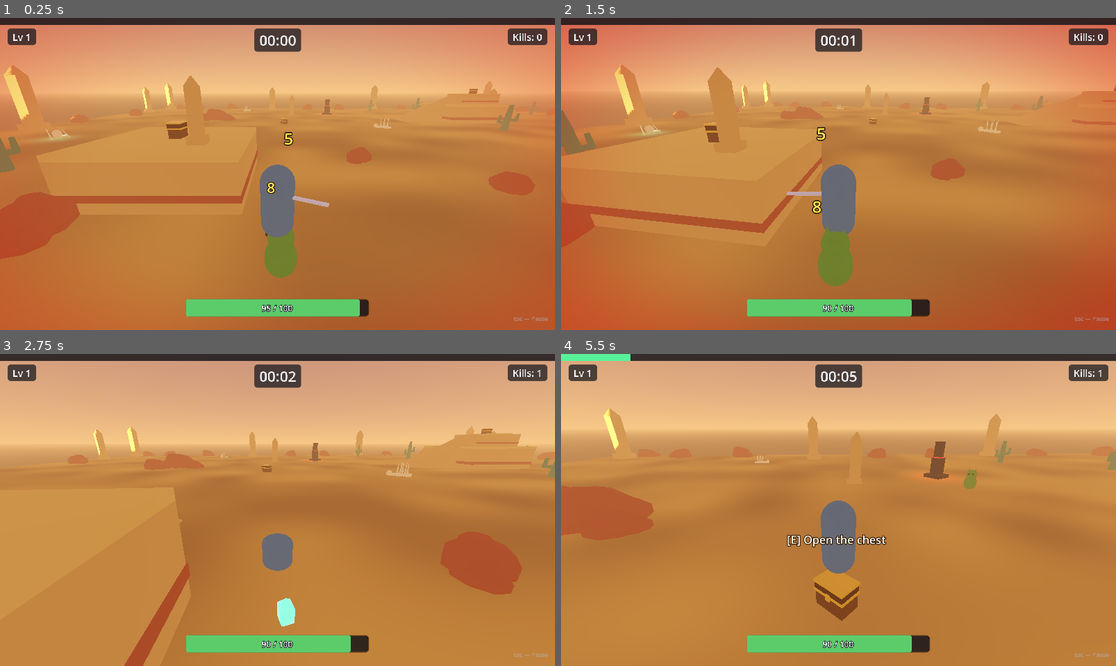
Above: before the commit, frames 1-4 (two rows, left to right).
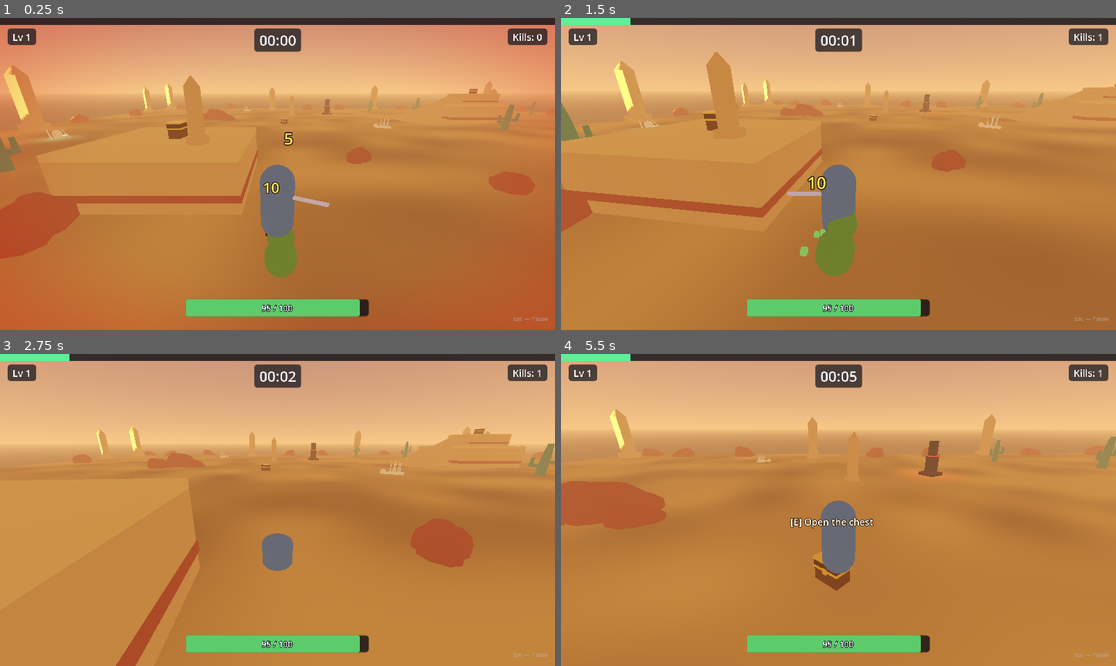
Above: after the commit, the same moments.

Repository: MotelPaso/chipeteao-main
Game: Godot game, scene res://scenes/world/AshDunes.tscn
Two runs of this game, one before a commit and one after it. Both use one fixed random seed, a clock stepped at 60 frames per second and the inputs below. This scene is started directly instead of the project's main scene.
Inputs (mouse positions are in pixels of both pictures, inside the frame that each line leads up to):
- Up to frame 1 (0.25 s): no input
- Up to frame 2 (1.5 s): move the mouse to (866, 174) at 0.52 s; hold W (move_forward) from 0.53 s (still down); tap Space (jump) at 0.6, 0.77, 1.07 s; move the mouse to (810, 174) at 1.27 s; tap E (interact) at 1.35 s
- Up to frame 3 (2.75 s): keep holding W (move_forward); tap Space (jump) at 1.52, 1.55, 1.82, 2.3 s; move the mouse to (288, 503) at 2.02 s; hold Shift (sprint) from 2.03 s (still down)
- Up to frame 4 (5.5 s): keep holding W (move_forward); move the mouse to (832, 516) at 2.77 s; release Shift (sprint) at 2.78 s; tap Space (jump) at 2.85, 3.02, 3.32, 3.77, 3.8, 4.07, 4.52, 4.55, 4.82, 5.1 s; move the mouse to (877, 513) at 3.52 s; hold E (interact) 3.53-4.28 s; move the mouse to (794, 506) at 4.27 s; tap Shift (sprint) at 4.35 s; move the mouse to (844, 510) at 5.02 s

The runs differ from the first frame. In frame 1, less than 0.1% of the frame differs, in the area x 47-51%, y 52-57%; in frame 2, 21%, in the area x 0-100%, y 0-100%; in frame 3, 5.4%; in frame 4, 3.8%.

Commit message:
Fix arena perimeter containment and aim-guard warnings; T1 balance pass
Containment: both arenas gain a StaticBody3D perimeter (four 12m-tall
wall shapes at +/-50.5 enclosing the 100x100 floor); a sprint-ram probe on
both maps never breached. player.gd adds a y<-10 void fail-safe that
teleports the player back to the run spawn with zeroed velocity.

Aim guards: skirmisher bolt look_at, dart pistol and hunting bow muzzle
bases, and projectile homing steer all swap to a sideways up vector when
the aim runs near-colinear with UP (player/target directly overhead), same
guard as BeamVisual. A forced-vertical probe exercised every path with
zero warnings; twin daggers, thorn whip, shortsword and beam visual were
audited as already flattened or guarded.

Balance (kept, each validated by instrumented headless soaks):
- Spawn ramp 2.5/0.35/0.5 -> 3.0/0.2/0.2 (interval/shrink-per-min/extra
  count-per-min): arrivals now build ~20-27/min through minute 4 and step
  up on the minute-5 boss and minute-10 danger beats, instead of doubling
  at minute 2 past measured kill capacity.
- elite_start_chance 0.02 -> 0.05: yields 2-3 pre-boss elites so orb
  income exists before the first boss payday at 5:00.
- Skirmisher bolt_damage 8 -> 6: bolts measured as the dominant chip
  source once melee is kited; still outpaces orb heals if ignored.
- Shortsword damage 8 -> 10: exact 2-swing grunt kill; T1 kill rate now
  tracks arrivals (23-30 kills/min in soaks).

Validation: real-HP kiting-bot runs on HollowWoods T1 hold stable HP with
kills tracking arrivals through the minute-5 boss (best run level 10, 188
kills to 6:38; remaining deaths are documented bot skill-ceiling, boss
smash dodging). Full-timetable systems soaks on HollowWoods T1, AshDunes
T1 and AshDunes T2 all reach the 900s victory with bosses at 300s/660s and
zero warnings; scratch soak/ tooling deleted after the runs.

Co-Authored-By: Claude Fable 5 <noreply@anthropic.com>

Diff:
--- a/scenes/weapons/Shortsword.tscn
+++ b/scenes/weapons/Shortsword.tscn
@@ -16,7 +16,7 @@
 
 [node name="Shortsword" type="Node3D"]
 script = ExtResource("1_sword")
-damage = 8.0
+damage = 10.0
 cooldown = 0.9
 attack_range = 3.0
 
--- a/scenes/world/AshDunes.tscn
+++ b/scenes/world/AshDunes.tscn
@@ -56,6 +56,12 @@
 [sub_resource type="BoxShape3D" id="BoxShape3D_floor"]
 size = Vector3(100, 1, 100)
 
+[sub_resource type="BoxShape3D" id="BoxShape3D_wall_x"]
+size = Vector3(1, 12, 102)
+
+[sub_resource type="BoxShape3D" id="BoxShape3D_wall_z"]
+size = Vector3(102, 12, 1)
+
 [sub_resource type="ProceduralSkyMaterial" id="ProceduralSkyMaterial_1"]
 sky_top_color = Color(0.48, 0.32, 0.36, 1)
 sky_horizon_color = Color(0.94, 0.66, 0.42, 1)
@@ -97,6 +103,24 @@
 [node name="CollisionShape3D" type="CollisionShape3D" parent="Floor"]
 transform = Transform3D(1, 0, 0, 0, 1, 0, 0, 0, 1, 0, -0.5, 0)
 shape = SubResource("BoxShape3D_floor")
+
+[node name="Perimeter" type="StaticBody3D" parent="."]
+
+[node name="WallEast" type="CollisionShape3D" parent="Perimeter"]
+transform = Transform3D(1, 0, 0, 0, 1, 0, 0, 0, 1, 50.5, 6, 0)
+shape = SubResource("BoxShape3D_wall_x")
+
+[node name="WallWest" type="CollisionShape3D" parent="Perimeter"]
+transform = Transform3D(1, 0, 0, 0, 1, 0, 0, 0, 1, -50.5, 6, 0)
+shape = SubResource("BoxShape3D_wall_x")
+
+[node name="WallNorth" type="CollisionShape3D" parent="Perimeter"]
+transform = Transform3D(1, 0, 0, 0, 1, 0, 0, 0, 1, 0, 6, -50.5)
+shape = SubResource("BoxShape3D_wall_z")
+
+[node name="WallSouth" type="CollisionShape3D" parent="Perimeter"]
+transform = Transform3D(1, 0, 0, 0, 1, 0, 0, 0, 1, 0, 6, 50.5)
+shape = SubResource("BoxShape3D_wall_z")
 
 [node name="Verticality" type="Node3D" parent="."]
 
--- a/scenes/world/HollowWoods.tscn
+++ b/scenes/world/HollowWoods.tscn
@@ -54,6 +54,12 @@
 [sub_resource type="BoxShape3D" id="BoxShape3D_floor"]
 size = Vector3(100, 1, 100)
 
+[sub_resource type="BoxShape3D" id="BoxShape3D_wall_x"]
+size = Vector3(1, 12, 102)
+
+[sub_resource type="BoxShape3D" id="BoxShape3D_wall_z"]
+size = Vector3(102, 12, 1)
+
 [sub_resource type="ProceduralSkyMaterial" id="ProceduralSkyMaterial_1"]
 sky_top_color = Color(0.35, 0.55, 0.78, 1)
 sky_horizon_color = Color(0.79, 0.83, 0.72, 1)
@@ -96,6 +102,24 @@
 transform = Transform3D(1, 0, 0, 0, 1, 0, 0, 0, 1, 0, -0.5, 0)
 shape = SubResource("BoxShape3D_floor")
 
+[node name="Perimeter" type="StaticBody3D" parent="."]
+
+[node name="WallEast" type="CollisionShape3D" parent="Perimeter"]
+transform = Transform3D(1, 0, 0, 0, 1, 0, 0, 0, 1, 50.5, 6, 0)
+shape = SubResource("BoxShape3D_wall_x")
+
+[node name="WallWest" type="CollisionShape3D" parent="Perimeter"]
+transform = Transform3D(1, 0, 0, 0, 1, 0, 0, 0, 1, -50.5, 6, 0)
+shape = SubResource("BoxShape3D_wall_x")
+
+[node name="WallNorth" type="CollisionShape3D" parent="Perimeter"]
+transform = Transform3D(1, 0, 0, 0, 1, 0, 0, 0, 1, 0, 6, -50.5)
+shape = SubResource("BoxShape3D_wall_z")
+
+[node name="WallSouth" type="CollisionShape3D" parent="Perimeter"]
+transform = Transform3D(1, 0, 0, 0, 1, 0, 0, 0, 1, 0, 6, 50.5)
+shape = SubResource("BoxShape3D_wall_z")
+
 [node name="Verticality" type="Node3D" parent="."]
 
 [node name="RiseEast" type="Node3D" parent="Verticality" groups=["scatter_keepout"]]
--- a/scripts/enemies/skirmisher.gd
+++ b/scripts/enemies/skirmisher.gd
@@ -9,7 +9,12 @@
 @export var band_outer: float = 12.0
 @export var fire_cooldown: float = 3.0
 @export var fire_range: float = 18.0
-@export var bolt_damage: float = 8.0
+## 6 (was 8, iteration-26 balance): once contact damage is kited well,
+## bolts are the run's dominant chip — instrumented T1 soaks measured them
+## at ~55% of all damage taken after minute 3, outpacing every recovery
+## source. 6 keeps the poke meaningful against orb heals without making
+## the skirmisher census a slow death sentence.
+@export var bolt_damage: float = 6.0
 @export var bolt_scene: PackedScene
 ## Bolts leave at hand height and fly at the player's chest.
 @export var muzzle_height: float = 1.2
@@ -53,7 +58,13 @@
 		return
 	bolt.damage = bolt_damage
 	bolt.global_position = global_position + Vector3.UP * muzzle_height
-	bolt.look_at(player.global_position + Vector3.UP * target_height, Vector3.UP)
+	# The bolt flies at the true 3D aim; when that runs near-colinear with UP
+	# (player jumping right overhead) look_at cannot build a basis, so swap
+	# in a sideways up vector — same guard as BeamVisual.span().
+	var aim := (player.global_position + Vector3.UP * target_height
+			- bolt.global_position).normalized()
+	var up := Vector3.UP if absf(aim.dot(Vector3.UP)) < 0.99 else Vector3.RIGHT
+	bolt.look_at(bolt.global_position + aim, up)
 
 
 func _apply_elite_damage(multiplier: float) -> void:
--- a/scripts/player/player.gd
+++ b/scripts/player/player.gd
@@ -24,6 +24,10 @@
 ## stops offering new-weapon cards once it is reached.
 @export var max_weapons: int = 4
 
+## Fail-safe: falling below this world Y (out-of-bounds through some
+## geometry gap) teleports the player back to spawn, no damage.
+const VOID_RESCUE_Y: float = -10.0
+
 @export_group("Camera")
 @export var mouse_sensitivity: float = 0.003
 @export var initial_pitch_deg: float = -20.0
@@ -54,8 +58,12 @@
 
 var _is_dead: bool = false
 
+## Where this run started; the void fail-safe returns the player here.
+var _spawn_position: Vector3 = Vector3.ZERO
+
 
 func _ready() -> void:
+	_spawn_position = global_position
 	_apply_character(CharacterCatalog.by_id_or_default(GameConfig.selected_character_id))
 	health.died.connect(_on_health_died)
 	Input.set_mouse_mode(Input.MOUSE_MODE_CAPTURED)
@@ -96,6 +104,11 @@
 
 
 func _physics_process(delta: float) -> void:
+	# Belt-and-braces void rescue on top of the arena perimeter walls.
+	if global_position.y < VOID_RESCUE_Y:
+		global_position = _spawn_position
+		velocity = Vector3.ZERO
+
 	if not is_on_floor():
 		velocity.y -= _gravity * delta
 
--- a/scripts/systems/enemy_spawner.gd
+++ b/scripts/systems/enemy_spawner.gd
@@ -48,15 +48,31 @@
 ## arena edge still land on the floor.
 @export var arena_half_extent: float = 48.0
 @export_group("Difficulty Ramp")
-@export var start_interval: float = 2.5
+## Ramp shape (retuned from instrumented T1 soaks, iteration 26): arrivals
+## build ~20/min at the open and ~27/min by minute 4, then the count steps
+## land AT the recovery beats — 2/tick at minute 5 (~60/min, the biome
+## boss and its orb drops), 3/tick at minute 10 (~180/min, the run's "real
+## danger" turn just before the Elder), 4/tick at 15 — saturating toward
+## max_active around minute 10-11. The previous values (2.5 / 0.35 / 0.5)
+## doubled the stream at minute TWO (28 -> 66/min, against a measured
+## best-build kill capacity near 30/min) and pegged the arena at
+## max_active by minute 4-5, so every soak died in minutes 2-3 instead of
+## facing "real danger by minute 10+".
+@export var start_interval: float = 3.0
 @export var min_interval: float = 0.4
-@export var interval_shrink_per_minute: float = 0.35
+@export var interval_shrink_per_minute: float = 0.2
 @export var base_count_per_tick: int = 1
-@export var extra_count_per_minute: float = 0.5
+@export var extra_count_per_minute: float = 0.2
 @export_group("Elites")
 @export var elite_start_minute: float = 3.0
 @export var elite_full_minute: float = 12.0
-@export var elite_start_chance: float = 0.02
+## 0.05 (was 0.02, iteration-26 balance): elites are the run's only
+## pre-boss health income (40% orb drop). At 2% the minutes 3-5 window
+## produced ~1 elite total, so soak after soak bled out on chip damage
+## 20-30s short of the first boss-orb payday at 5:00; 5% yields ~2-3
+## pre-boss elites (~1 extra orb plus their 5x XP) while also seeding the
+## midgame with minibosses worth focusing.
+@export var elite_start_chance: float = 0.05
 @export var elite_full_chance: float = 0.10
 @export_group("Boss")
 @export var boss_scene: PackedScene
--- a/scripts/weapons/dart_pistol.gd
+++ b/scripts/weapons/dart_pistol.gd
@@ -33,6 +33,9 @@
 	var dart := Pools.acquire_scene(projectile_scene) as Projectile
 	if dart == null:
 		return
+	# Aim can run near-colinear with UP (enemy right below a platform edge);
+	# a sideways up vector keeps the basis buildable, flight unchanged.
+	var up := Vector3.UP if absf(direction.dot(Vector3.UP)) < 0.99 else Vector3.RIGHT
 	dart.global_transform = Transform3D(
-			Basis.looking_at(direction, Vector3.UP), _muzzle.global_position)
+			Basis.looking_at(direction, up), _muzzle.global_position)
 	dart.launch(self, attack_range * range_grace, target)
--- a/scripts/weapons/hunting_bow.gd
+++ b/scripts/weapons/hunting_bow.gd
@@ -37,7 +37,10 @@
 	var arrow := Pools.acquire_scene(projectile_scene) as Projectile
 	if arrow == null:
 		return
+	# Aim can run near-colinear with UP (enemy right below a platform edge);
+	# a sideways up vector keeps the basis buildable, flight unchanged.
+	var up := Vector3.UP if absf(direction.dot(Vector3.UP)) < 0.99 else Vector3.RIGHT
 	arrow.global_transform = Transform3D(
-			Basis.looking_at(direction, Vector3.UP), _nock.global_position)
+			Basis.looking_at(direction, up), _nock.global_position)
 	arrow.pierce_remaining = maxi(pierce_count, 1)
 	arrow.launch(self, attack_range * range_grace, target)
--- a/scripts/weapons/projectile.gd
+++ b/scripts/weapons/projectile.gd
@@ -88,7 +88,10 @@
 	if axis.length_squared() < 0.000001:
 		return
 	var new_forward := forward.rotated(axis.normalized(), minf(angle, homing_turn_speed * delta))
-	look_at(global_position + new_forward, Vector3.UP)
+	# Near-vertical flight (homing over/under a target from a ledge) is
+	# colinear with UP; a sideways up vector keeps the basis buildable.
+	var up := Vector3.UP if absf(new_forward.dot(Vector3.UP)) < 0.99 else Vector3.RIGHT
+	look_at(global_position + new_forward, up)
 
 
 func _homing_active() -> bool:
Not shown: 1 places in scenes/world/AshDunes.tscn that only renumber resources
Not shown: 1 places in scenes/world/HollowWoods.tscn that only renumber resources
Not shown, changed: CHANGELOG.md
